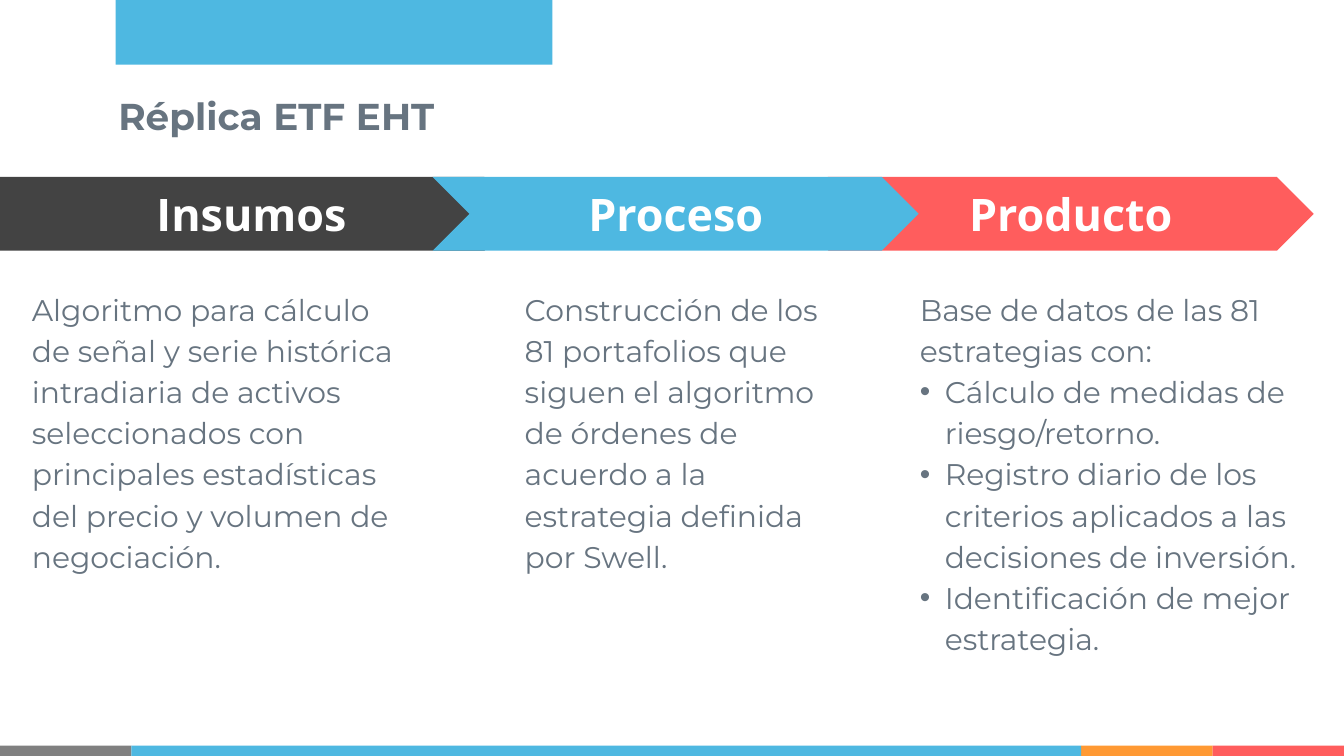
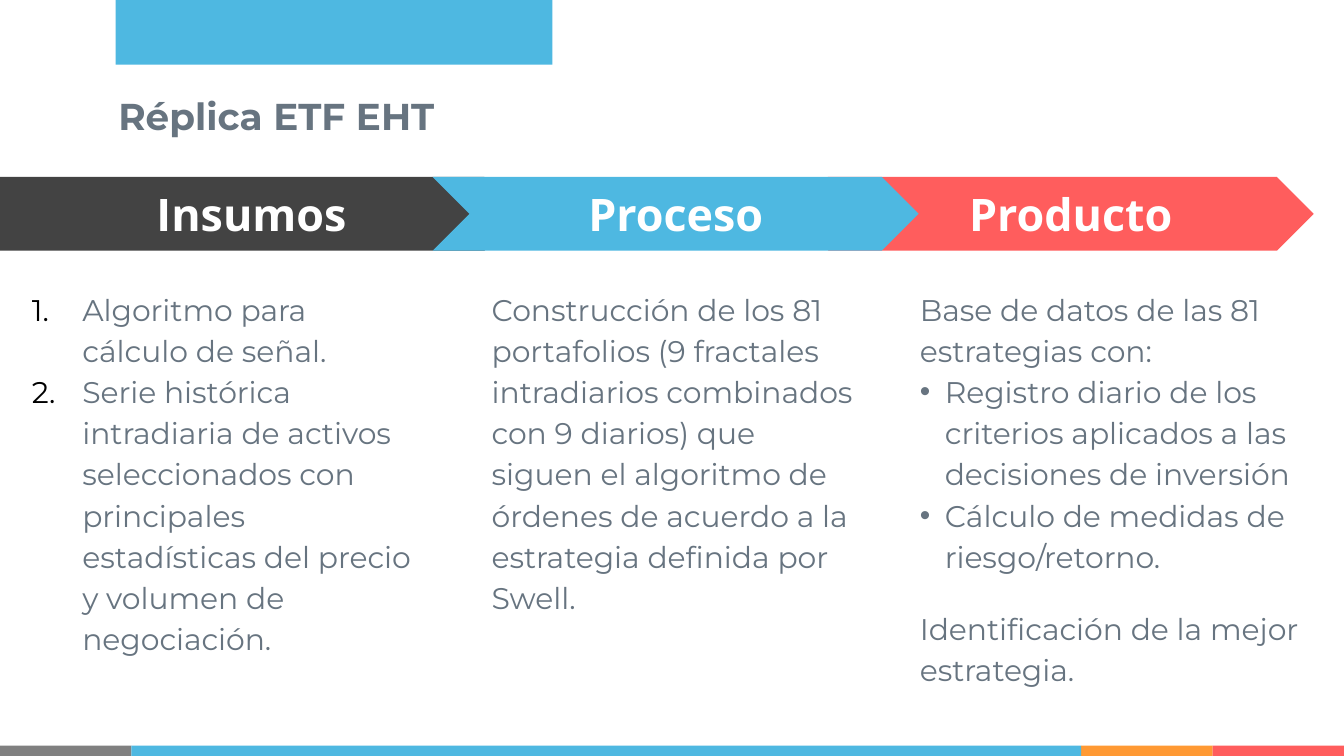
Before and after one commit to IISOS/Swell_2_Optimizacion_estrategias, a slide deck: slide 4 of Presentaciones/Swell - Optimización de estrategias - R5 (19-03-2021).pptx (slide 5 before the commit). Drawn at 1344x756 pixels with LibreOffice and Linux fonts; fonts in the diff are those of the drawing. Boxes give left, top, right and bottom in pixels: in the first picture for what was removed or moved away, otherwise in the second. Text is boxed around its words. In the diff, an @@ line names an element or a change of style, - is before the commit and + after.

```diff
--- a/Presentaciones/Swell - Optimización de estrategias - R5 (19-03-2021).pptx
+++ b/Presentaciones/Swell - Optimización de estrategias - R5 (19-03-2021).pptx
@@ text at (82,299,411,656): text changed @@
-Algoritmo para cálculo de señal y serie histórica intradiaria de activos seleccionados con principales estadísticas del precio y volumen de negociación.
+1. Algoritmo para cálculo de señal.
+2. Serie histórica intradiaria de activos seleccionados con principales estadísticas del precio y volumen de negociación.
@@ text at (492,299,852,609): text changed @@
-Construcción de los 81 portafolios que siguen el algoritmo de órdenes de acuerdo a la estrategia definida por Swell.
+Construcción de los 81 portafolios (9 fractales intradiarios combinados con 9 diarios) que siguen el algoritmo de órdenes de acuerdo a la estrategia definida por Swell.
@@ text at (945,381,1290,485): paragraph added @@
+• Registro diario de los criterios aplicados a las decisiones de inversión
@@ text at (920,618,1298,687): text changed @@
-• Registro diario de los criterios aplicados a las decisiones de inversión.
-• Identificación de mejor estrategia.
+Identificación de la mejor estrategia.
```
Also in this commit, not shown: 9 other slides changed, 8 slides added, 9 slides removed.
